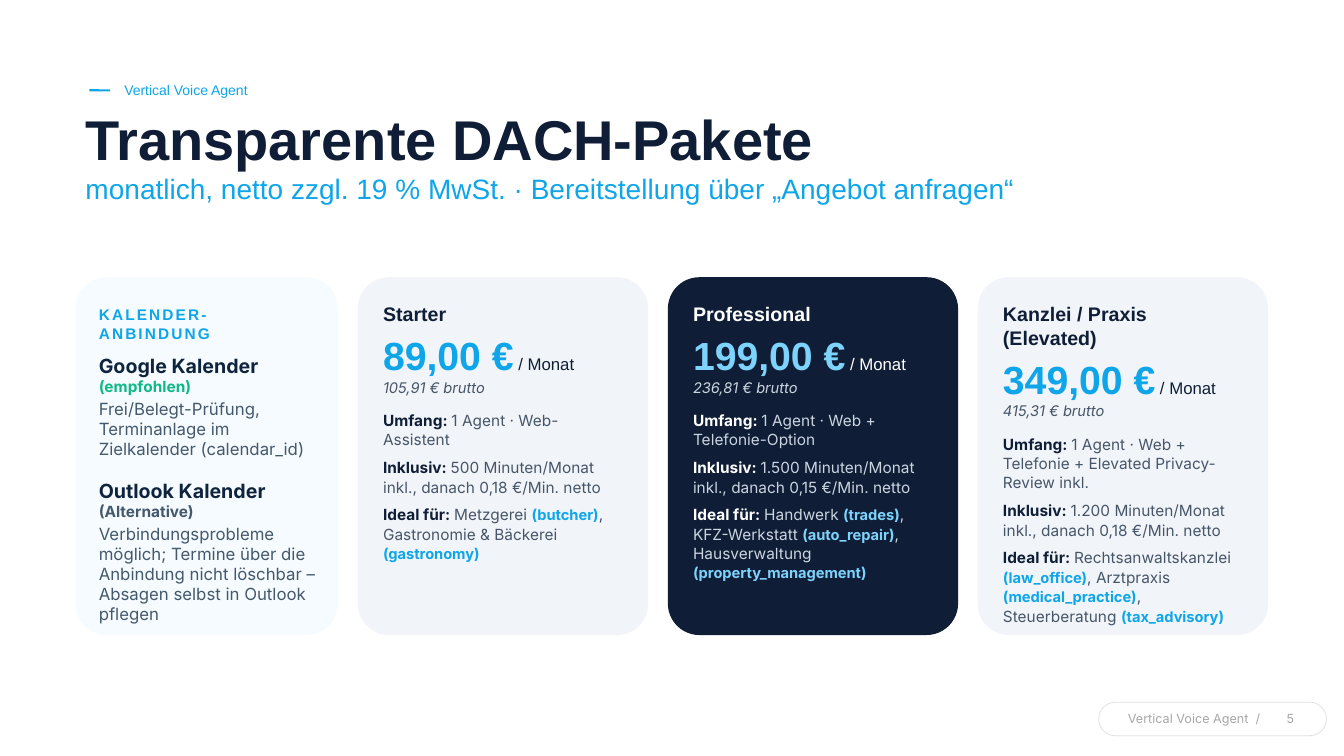
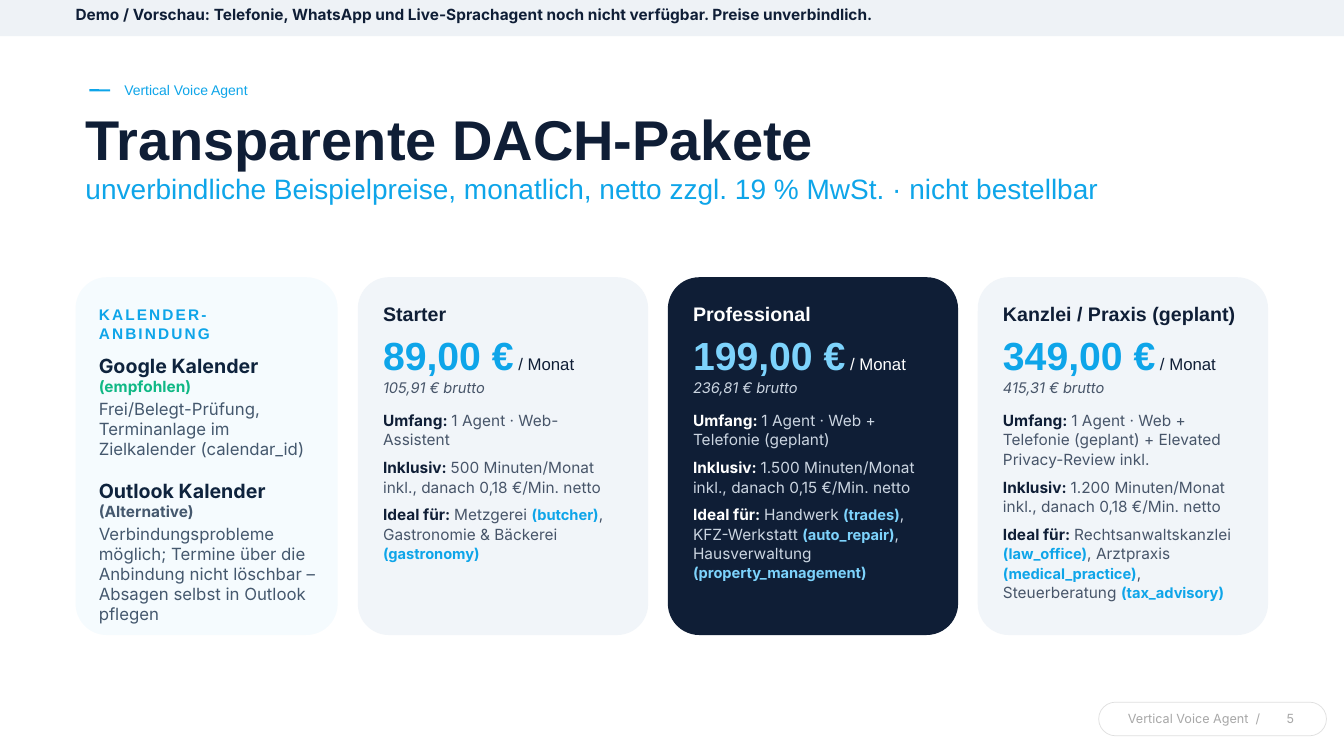
Before and after one commit to realsyncdynamics-spec/vertical-voice-agent, a slide deck: slide 5 of vertical-voice-agent-pitch-deck.pptx. Drawn at 1344x756 pixels with LibreOffice and Linux fonts; fonts in the diff are those of the drawing. Boxes give left, top, right and bottom in pixels: in the first picture for what was removed or moved away, otherwise in the second. Text is boxed around its words. In the diff, an @@ line names an element or a change of style, - is before the commit and + after.

Commit message:
docs(pitch-deck): Demo-Kennzeichnung, Telefonie/Kanzlei als geplant, Preise unverbindlich

```diff
--- a/vertical-voice-agent-pitch-deck.pptx
+++ b/vertical-voice-agent-pitch-deck.pptx
@@ rectangle added at <box>0,0,1344,36</box>, fill #EEF2F6 @@
@@ text added at <box>76,8,872,24</box>, 11 pt, text #0F1E36, bold @@
+Demo / Vorschau: Telefonie, WhatsApp und Live-Sprachagent noch nicht verfügbar. Preise unverbindlich.
@@ text at <box>85,178,1097,204</box>: text changed @@
-monatlich, netto zzgl. 19 % MwSt. · Bereitstellung über „Angebot anfragen“
+unverbindliche Beispielpreise, monatlich, netto zzgl. 19 % MwSt. · nicht bestellbar
@@ text at <box>1003,306,1235,325</box>: text changed @@
-Kanzlei / Praxis (Elevated)
+Kanzlei / Praxis (geplant)
@@ text at <box>693,414,861,449</box>: text changed @@
-Umfang: 1 Agent · Web + Telefonie-Option
+Umfang: 1 Agent · Web + Telefonie (geplant)
@@ text at <box>1003,414,1221,468</box>: text changed @@
-Umfang: 1 Agent · Web + Telefonie + Elevated Privacy-Review inkl.
+Umfang: 1 Agent · Web + Telefonie (geplant) + Elevated Privacy-Review inkl.
```
Also in this commit, not shown: 5 other slides changed.
